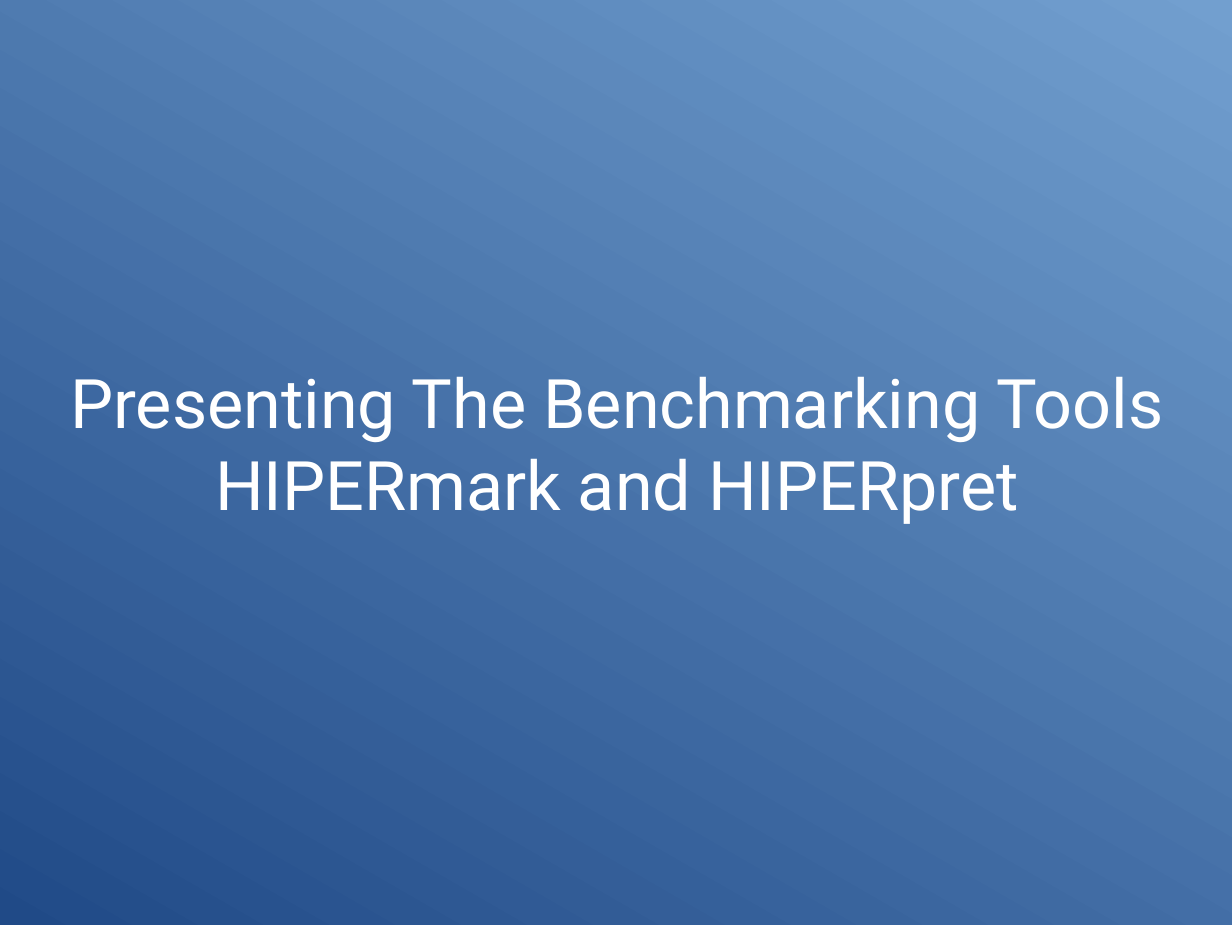
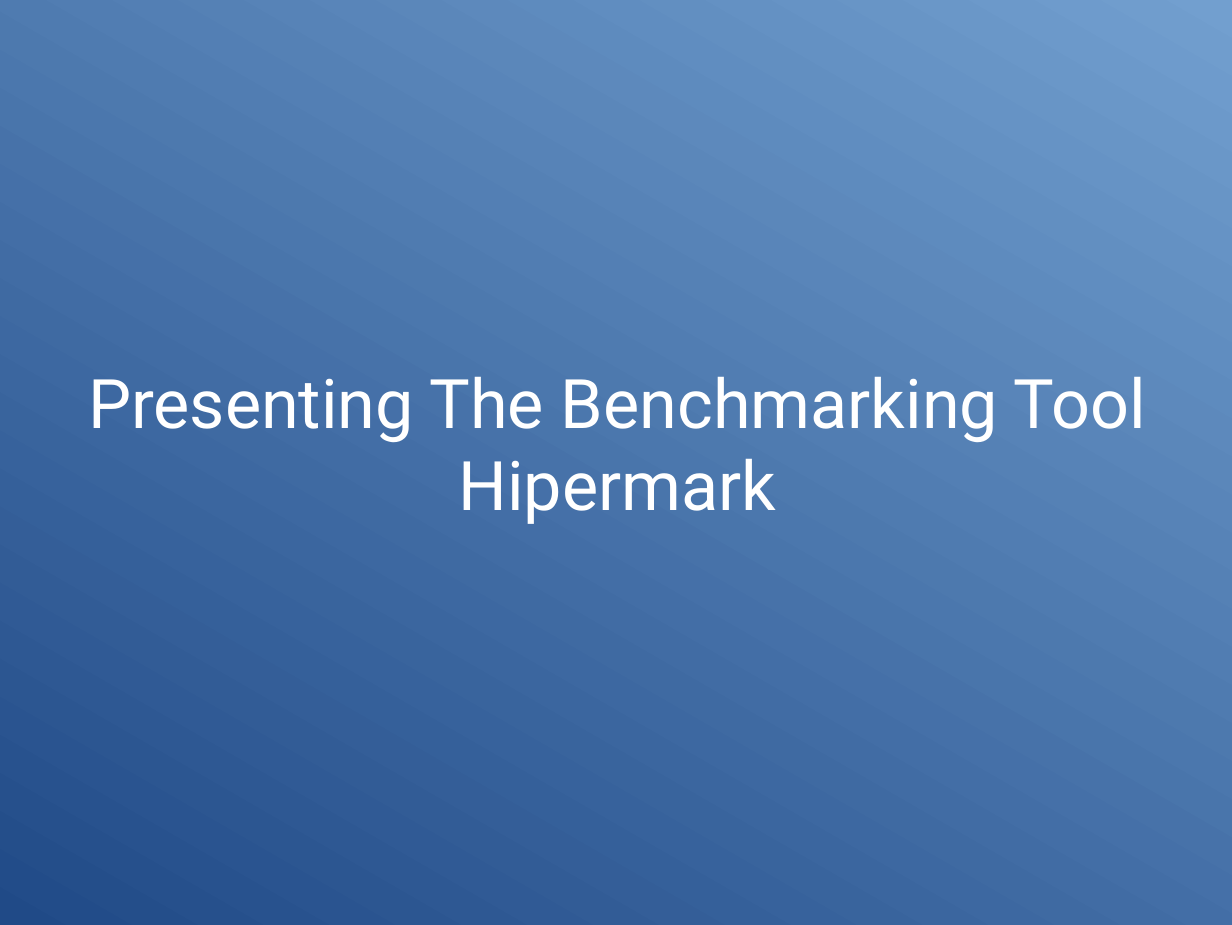
Before and after one commit to HIPERFIT/hipermark, a slide deck: slide 1 of presentation/presentation.odp. Drawn at 1232x925 pixels with LibreOffice and Linux fonts; fonts in the diff are those of the drawing. Boxes give left, top, right and bottom in pixels: in the first picture for what was removed or moved away, otherwise in the second. Text is boxed around its words. In the diff, an @@ line names an element or a change of style, - is before the commit and + after.

Commit message:
Added a few slides to the presentation

```diff
--- a/presentation/presentation.odp
+++ b/presentation/presentation.odp
@@ title at bbox=[88, 376, 1146, 524]: text changed @@
-Presenting The Benchmarking Tools
-HIPERmark and HIPERpret
+Presenting The Benchmarking Tool
+Hipermark
```
Also in this commit, not shown: 2 other slides changed, 5 slides added, 1 slide removed.
